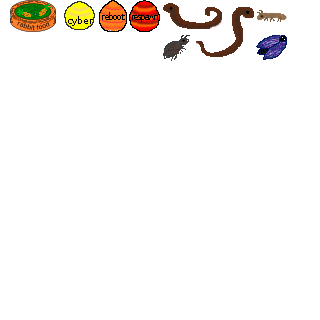
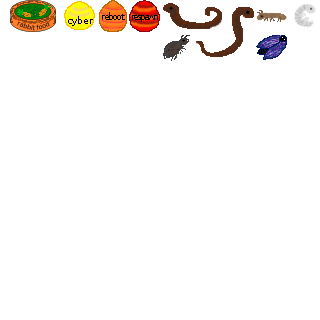
Layered file, before and after one edit (w=320, h=320). Changes by layer:
painted on "respawn" over 129, 0, 160, 32
painted on "reboot" over 99, 0, 127, 32
painted on "cyber" over 64, 1, 95, 30
added layer "engerling 2" above "engerling" over 294, 4, 316, 28
